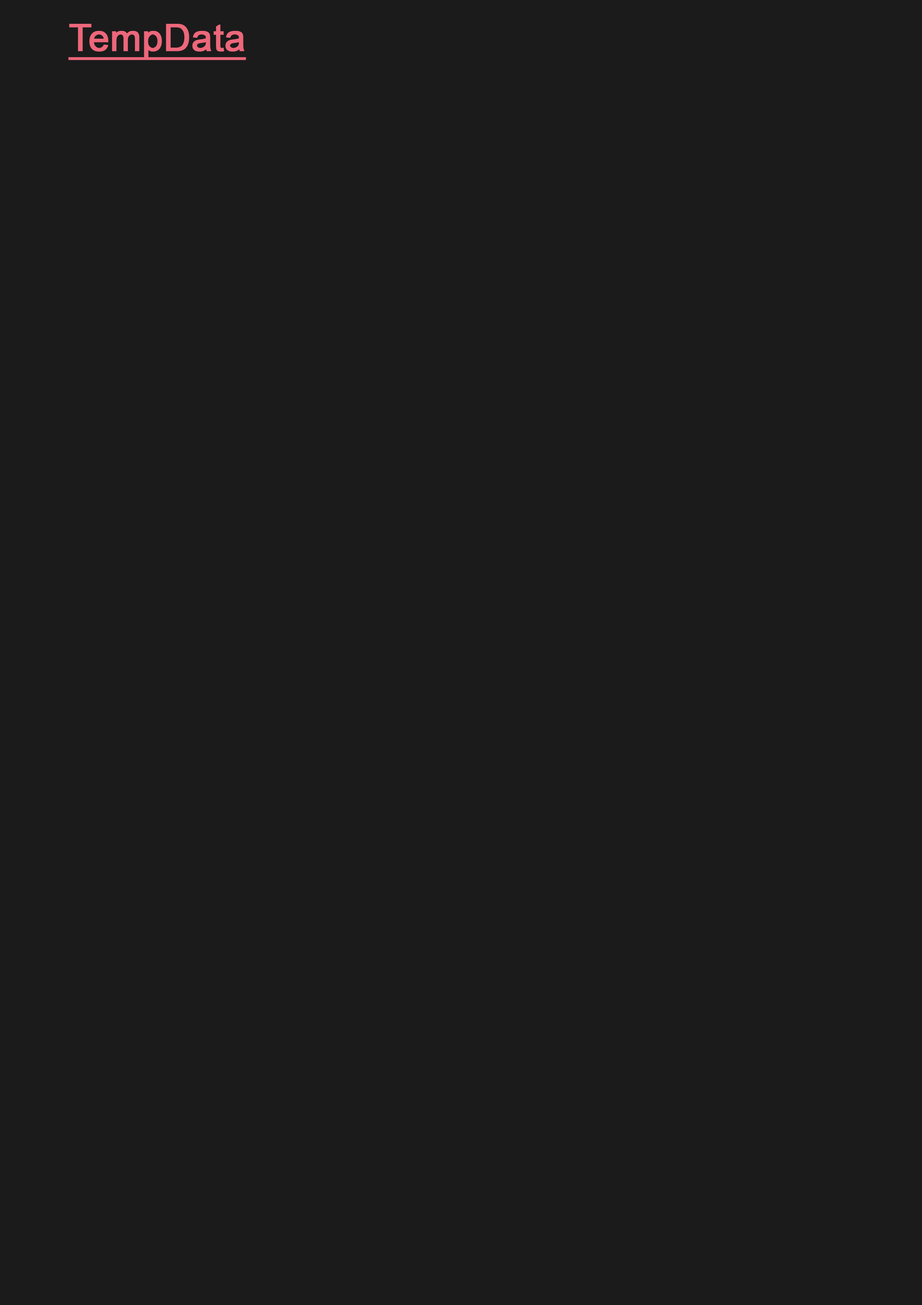
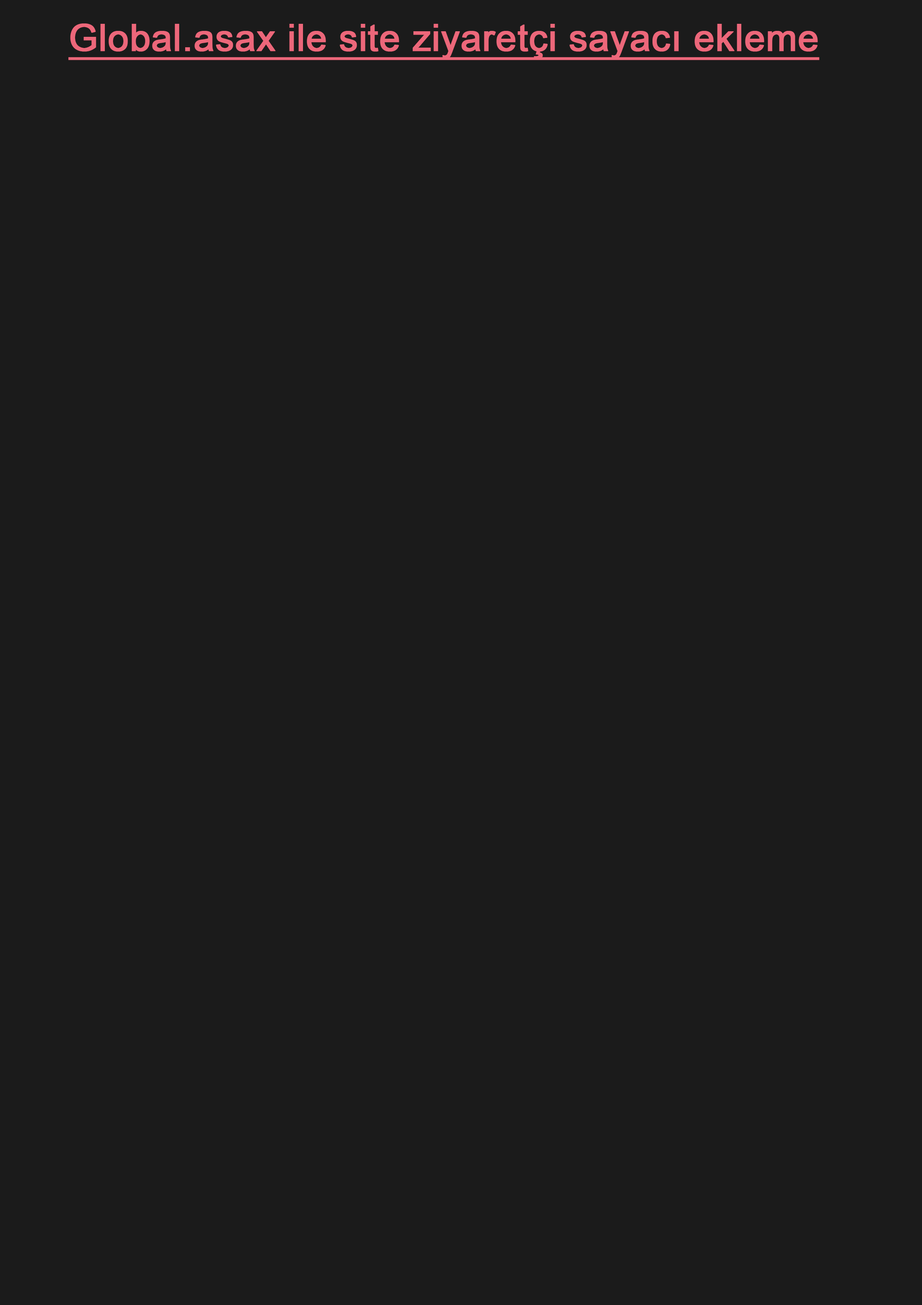
Before/after of a 922 x 1305 layered artwork. What changed in the layer stack:
renamed "TempData" to "Global.asax ile site ziyaretçi sayacı ekleme", painted on it over [69, 23, 820, 61]
